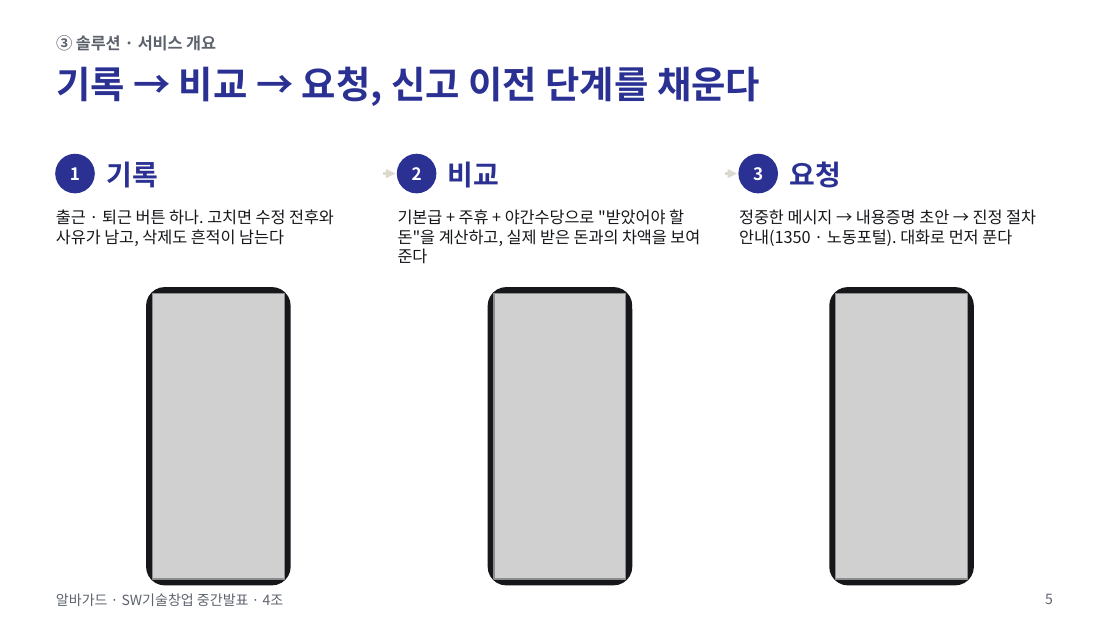
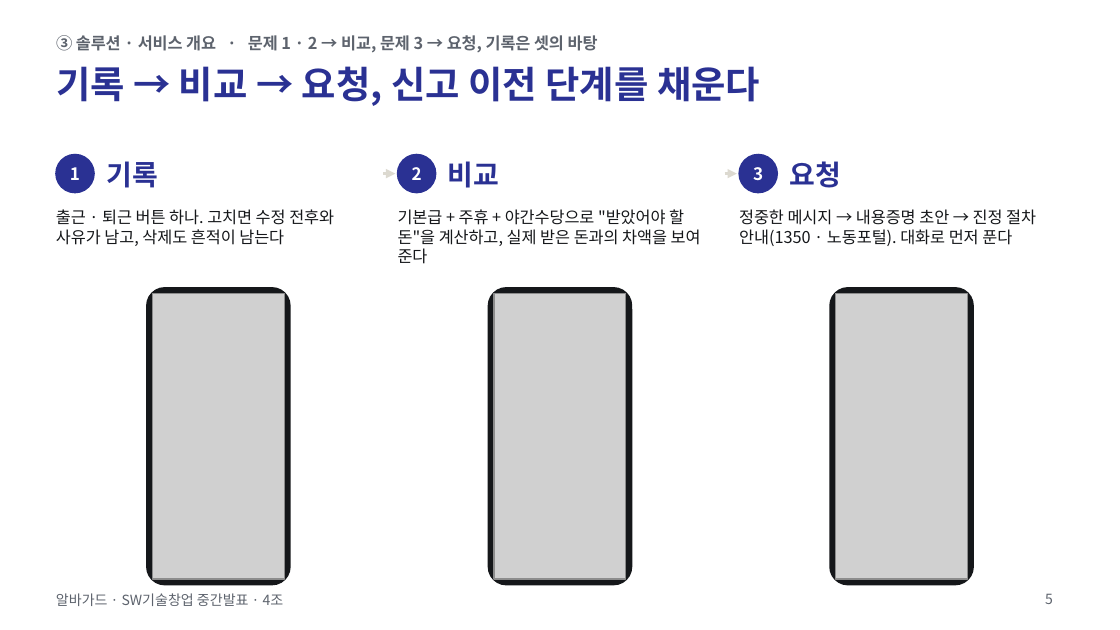
Before and after one commit to jihooni217/albaguard, a slide deck: slide 5 of docs/06_중간발표_PPT.pptx. Drawn at 1120x630 pixels with LibreOffice and Linux fonts; fonts in the diff are those of the drawing; grey boxes stand for pictures. Boxes give left, top, right and bottom in pixels: in the first picture for what was removed or moved away, otherwise in the second. Text is boxed around its words. In the diff, an @@ line names an element or a change of style, - is before the commit and + after.

```diff
--- a/docs/06_중간발표_PPT.pptx
+++ b/docs/06_중간발표_PPT.pptx
@@ text at (x1=56, y1=35, x2=598, y2=53): text changed @@
-③ 솔루션 · 서비스 개요
+③ 솔루션 · 서비스 개요 · 문제 1 · 2 → 비교, 문제 3 → 요청, 기록은 셋의 바탕
```
Also in this commit, not shown: 14 other slides changed, 2 slides added, 1 slide removed, 12 other files.
